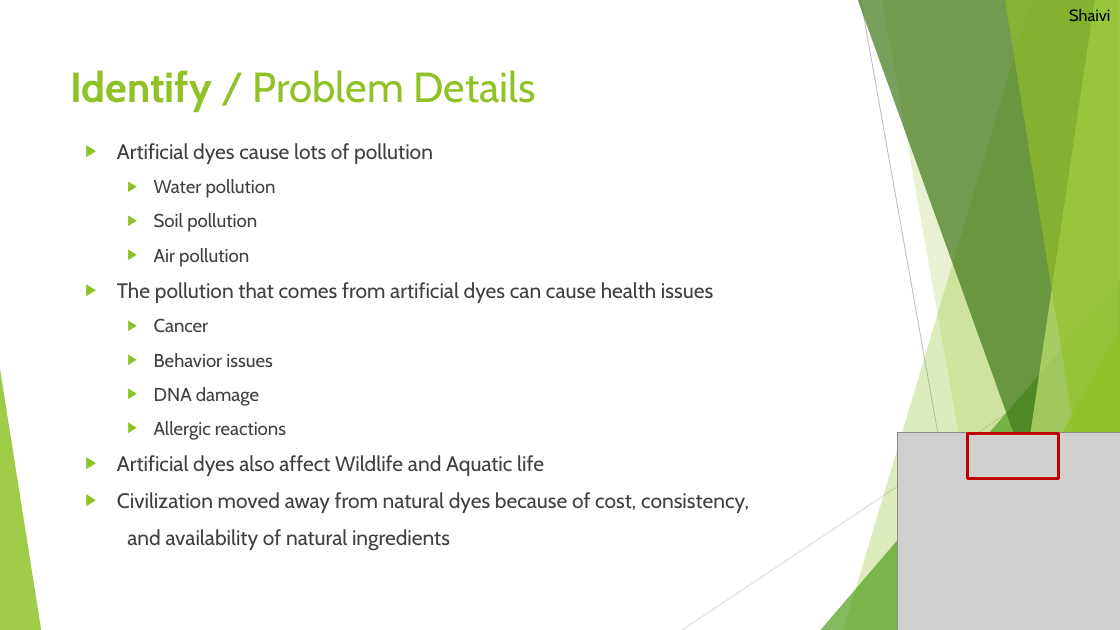
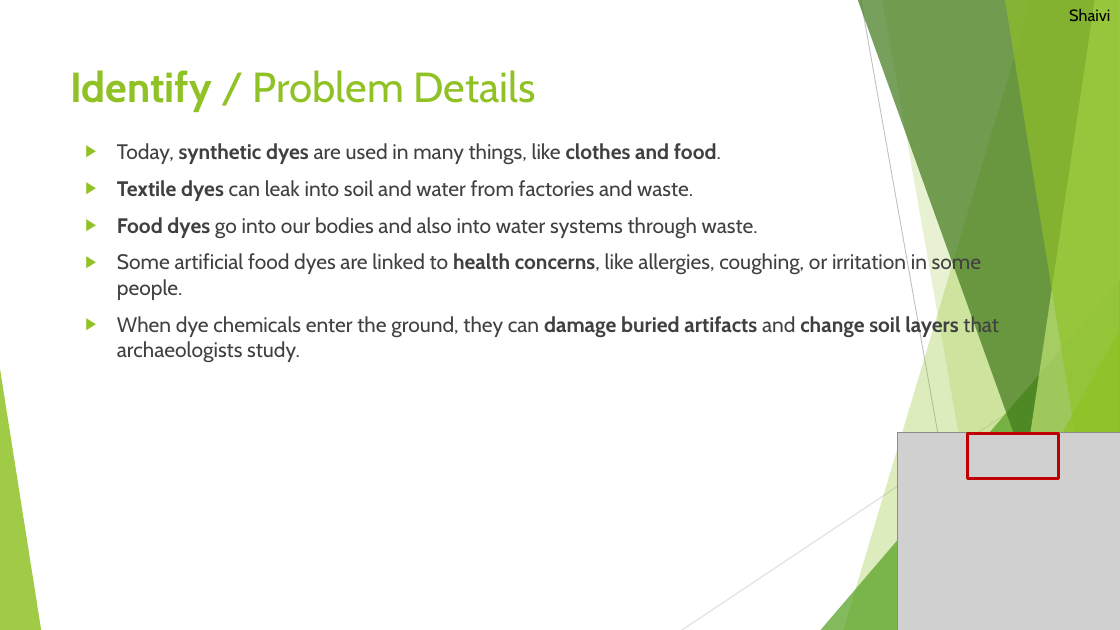
Before and after one commit to LegoRisingStars/Challenge2025, a slide deck: slide 3 of Presentations/Unearthed Innovation Project - Rising Stars.pptx. Drawn at 1120x630 pixels with LibreOffice and Linux fonts; fonts in the diff are those of the drawing; grey boxes stand for pictures. Boxes give left, top, right and bottom in pixels: in the first picture for what was removed or moved away, otherwise in the second. Text is boxed around its words. In the diff, an @@ line names an element or a change of style, - is before the commit and + after.

```diff
--- a/Presentations/Unearthed Innovation Project - Rising Stars.pptx
+++ b/Presentations/Unearthed Innovation Project - Rising Stars.pptx
@@ text at [117, 143, 998, 363]: text changed @@
-▶ Artificial dyes cause lots of pollution
-  ▶ Water pollution
-  ▶ Soil pollution
-  ▶ Air pollution
-▶ The pollution that comes from artificial dyes can cause health issues
-  ▶ Cancer
-  ▶ Behavior issues
-  ▶ DNA damage
-  ▶ Allergic reactions
-▶ Artificial dyes also affect Wildlife and Aquatic life
-▶ Civilization moved away from natural dyes because of cost, consistency,
-and availability of natural ingredients
+▶ Today, synthetic dyes are used in many things, like clothes and food.
+▶ Textile dyes can leak into soil and water from factories and waste.
+▶ Food dyes go into our bodies and also into water systems through waste.
+▶ Some artificial food dyes are linked to health concerns, like allergies, coughing, or irritation in some people.
+▶ When dye chemicals enter the ground, they can damage buried artifacts and change soil layers that archaeologists study.
```
Also in this commit, not shown: 2 other slides changed, 2 other files.
